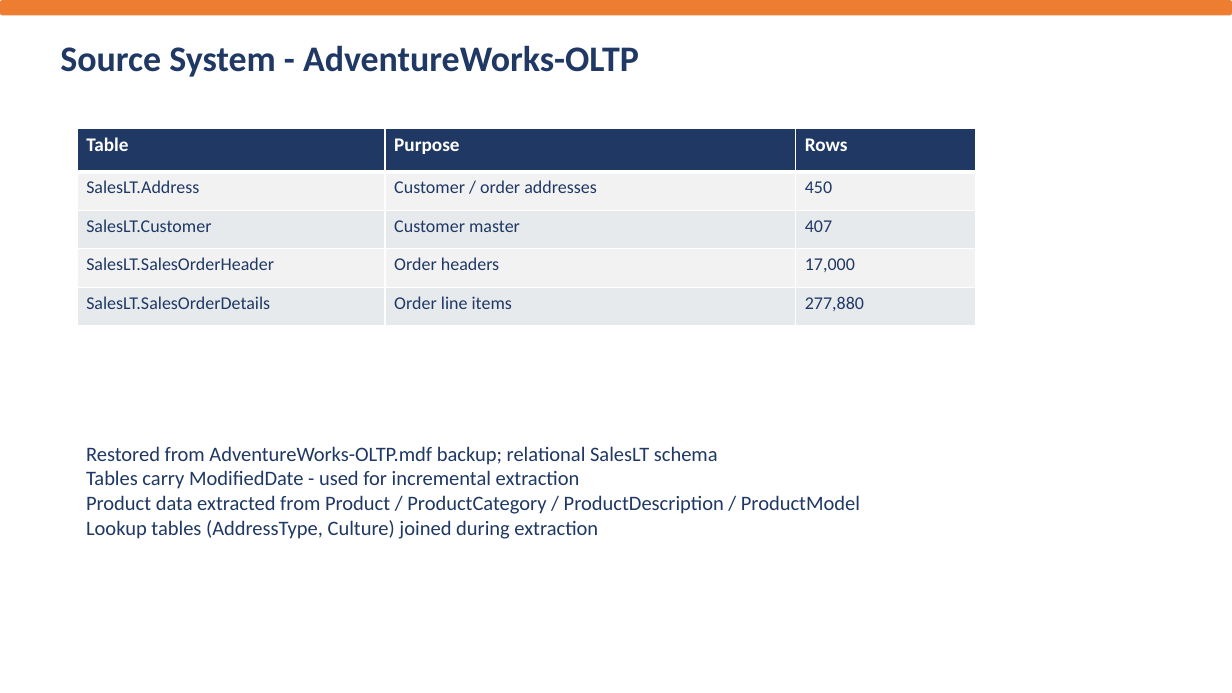
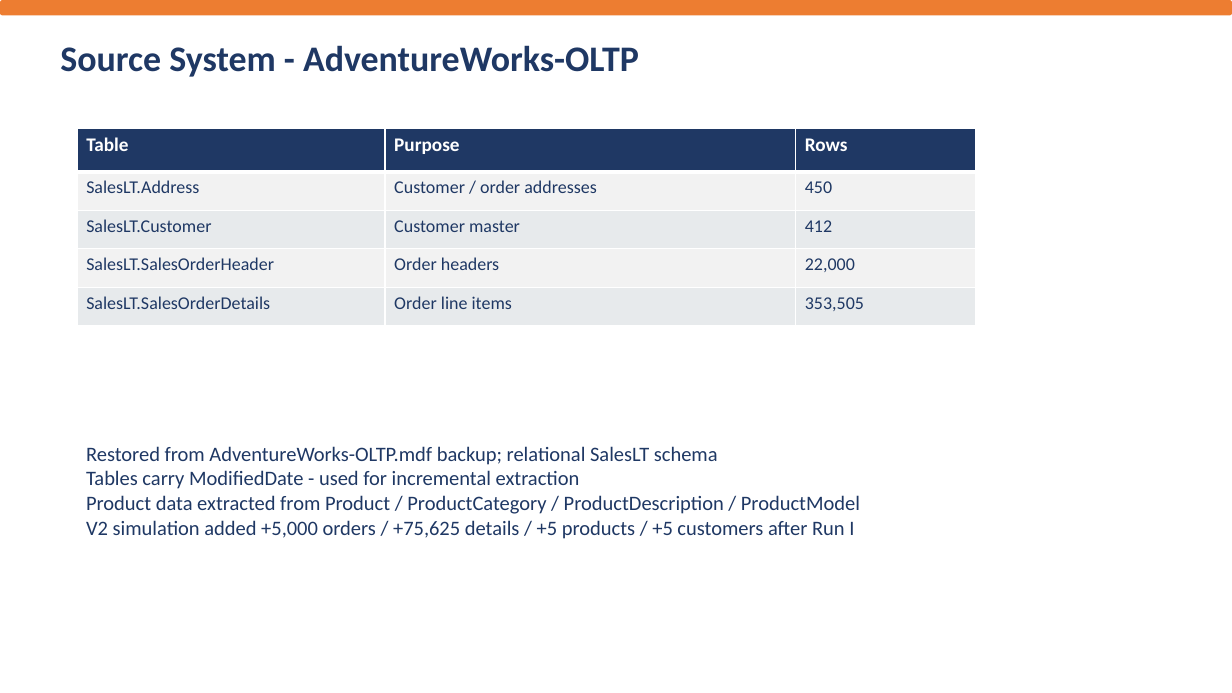
Before and after one commit to SayedGameaSayed/Ejada-Project, a slide deck: slide 4 of Docs/AdventureWorks_ETL_Presentation.pptx. Drawn at 1232x693 pixels with LibreOffice and Linux fonts; fonts in the diff are those of the drawing. Boxes give left, top, right and bottom in pixels: in the first picture for what was removed or moved away, otherwise in the second. Text is boxed around its words. In the diff, an @@ line names an element or a change of style, - is before the commit and + after.

Commit message:
Fix incremental reference staging + category mapping; verify OLTP vs OLAP equality (842/842, 0 mismatches); add V2 simulation, final DW backup, deck, submission zip

```diff
--- a/Docs/AdventureWorks_ETL_Presentation.pptx
+++ b/Docs/AdventureWorks_ETL_Presentation.pptx
@@ table at (77,128,974,514) @@
-row 3, column 3: 407
+row 3, column 3: 412
-row 4, column 3: 17,000
+row 4, column 3: 22,000
-row 5, column 3: 277,880
+row 5, column 3: 353,505
@@ text at (86,446,860,539): text changed @@
-Restored from AdventureWorks-OLTP.mdf backup; relational SalesLT schema
-Tables carry ModifiedDate - used for incremental extraction
-Product data extracted from Product / ProductCategory / ProductDescription / ProductModel
-Lookup tables (AddressType, Culture) joined during extraction
+Restored from AdventureWorks-OLTP.mdf backup; relational SalesLT schema
+Tables carry ModifiedDate - used for incremental extraction
+Product data extracted from Product / ProductCategory / ProductDescription / ProductModel
+V2 simulation added +5,000 orders / +75,625 details / +5 products / +5 customers after Run I
```
Also in this commit, not shown: 4 other slides changed, 6 other files.
